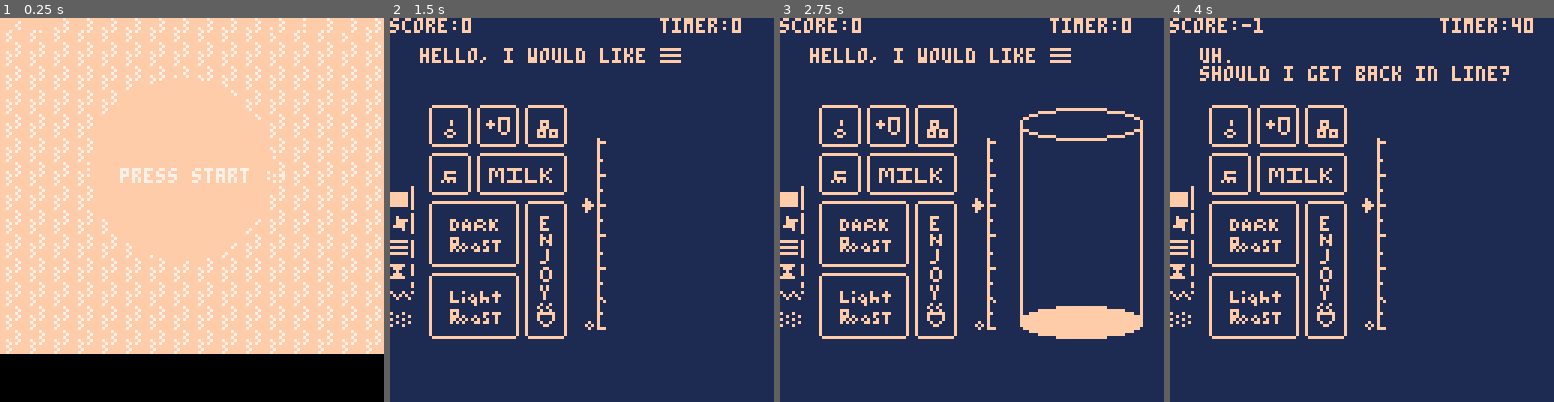
Above: before the commit, frames 1-4 (left to right).
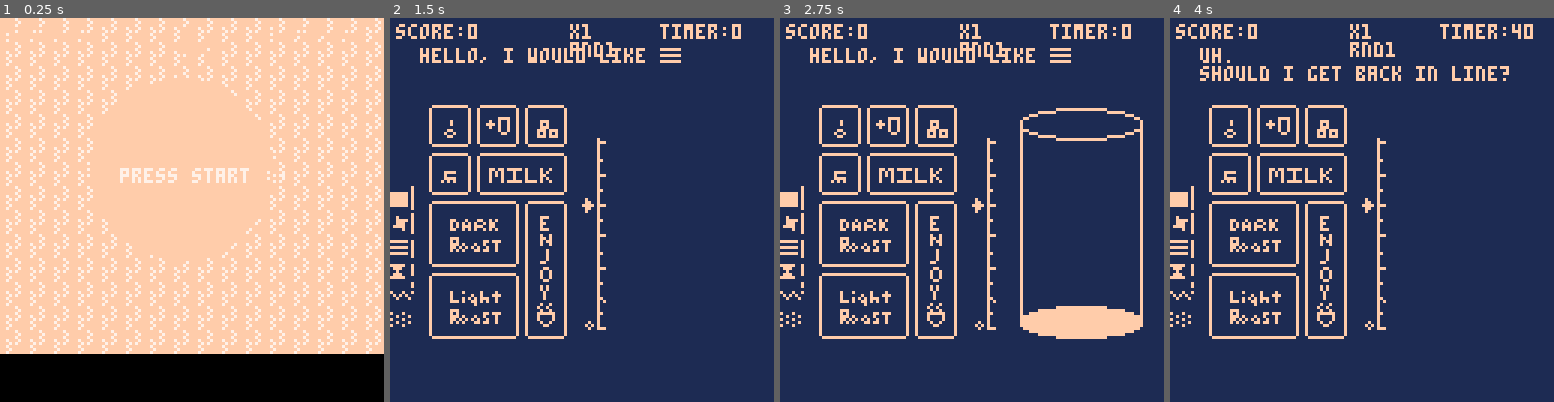
Above: after the commit, the same moments.

Repository: ianquill/brewbyte
Game: PICO-8 cartridge coffee_v07.p8
Same seed, same stepped clock (60 frames per second), same inputs: the game is played once before the commit and once after it.
Inputs:
- Up to frame 1 (0.25 s): no input
- Up to frame 2 (1.5 s): tap X (X key) at 0.33, 1.07 s
- Up to frame 3 (2.75 s): hold Right 1.6-2.1 s; tap X (X key) at 1.85 s; hold Up 2.15-2.42 s; hold Right from 2.47 s (still down)
- Up to frame 4 (4 s): tap X (X key) at 2.97 s; release Right at 3.03 s; hold Left 3.08-3.58 s; hold Down 3.63-3.97 s

The runs differ from the first frame. In frame 1, 0.2% of the frame differs, in the area x 2-91%, y 0-11%; in frame 2, 1.3%; in frame 3, 1.3%; in frame 4, 1.4%, in the area x 0-95%, y 0-11%.

Commit message:
multiplier functionality added

Diff:
--- a/coffee_v07.p8
+++ b/coffee_v07.p8
@@ -7,7 +7,7 @@
 --sound+music by @lydonmusic
 
 --changelog
----v07-
+---v07-tutorial
 ---v06-newsfx+dialoguesystem
 ---v05-added basic gameplay
 ---v04-integrate sfx+music
@@ -16,13 +16,7 @@
 
 --tasks
 
----need timer
-----timer is connected to dialogue + order
----feedback for player re:not enough liquid
----fast pressing buttons allows for unintended heights
----failstate for overflowing
----done--lerp smooth out filling of new liquid height
----done--cup being added / removed
+
 ---main menu
 ---order system / gameplay
 
@@ -33,8 +27,8 @@
 ---
 
 --bugs
----fixed-crash pressing up at 1,3 button (ice)
 ---double slots for enjoy button
+---fast pressing buttons allows for unintended heights
 
 --ideas
 --
@@ -67,6 +61,12 @@
 	local p=num*current_mult
 	score+=p
 	added_score=score_particle(p)
+end
+
+function check_forcup()
+	--if cup==false then
+		order_str=order_str.."\n... you should get a cup."
+	--end
 end
 
 function activate_selection()
@@ -138,12 +138,14 @@
 		--overflow/flood logic here
 		check_flooded()
 	elseif tmp=="enjoy" and machine_on==true and cup==true then
+		customer_count+=1
 		dialogue_status="dialogue"
 		timer=dialogue_time
 		--check score
 		--note:add max height too
 		if tones[current_tone]==tones[order]
 		and coffee_height>=35 then
+			current_combo+=1
 			add_score(1)
 			sfx(25)
 			dialogue=rnd{
@@ -178,7 +180,8 @@
 			"did you run out of water?"
 			}
 			sfx(24)
-			add_score(-1)
+			add_score(-0)
+			current_combo=0
 		elseif coffee_height>=35 then
 			timer+=10 --extra time for long line lol
 			dialogue=rnd{
@@ -192,9 +195,11 @@
 			"question. is your coffee\nalways this bad?"
 			}
 			sfx(24)
-			add_score(-1)
+			add_score(0)
+			current_combo=0
 		else
-			add_score(-1)
+			add_score(0)
+			current_combo=0
 			sfx(24)
 			dialogue=rnd{
 				"...",
@@ -216,6 +221,7 @@
 		order_str=""
 		order_letter=0
 	else
+		check_forcup()
 		sfx(23)
 	end
 end
@@ -259,16 +265,25 @@
 	music(-1)
 end
 
+--yet to be implemented
+function start_tutorial()
+	gamemode="tutorial"
+end
+
 function _init()
 	srand(rnd(1000))
 
 	gamemode="menu"
+	gameover=false
 	machine_on=false
 	filling=false
 	cup=false
 	score=0
 	added_score={}
 	current_mult=1
+	current_combo=0
+	customer_count=1
+	round=1
 	music(0)
 	bg=1
 
@@ -348,16 +363,17 @@
 
 	--timer
 	timer=0
-	order_time=240
-	dialogue="*good morning*"
+	order_time_max=300
+	order_time=300
+	dialogue="*good morning*\nplease turn on the machine."
 	dialogue_time=70
 	dialogue_status="dialogue"
 end
 
 function _update()
 
+	--dialogue system
 	if timer~=0 then
-
 		if timer>=2 then
 			timer-=1
 		end
@@ -366,11 +382,13 @@
 			dialogue_status="order"
 			--reset timer(temp)
 			timer=order_time
+			--order_str="hello, i would like "..tones_str[order]
 		elseif timer==1 and dialogue_status=="order" then
+			gameover=true
 			--dialogue_status="dialogue"
 			--reset timer(temp)
 			--timer=0
-
+			--order_str=dialogue
 			--gameover--clunky rn
 			--gamemode="menu"
 		end
@@ -379,6 +397,23 @@
 
 	--gamemanager
 	if gamemode=="game" then
+		if current_combo >= 2 then
+			current_mult=flr(0.5*current_combo)
+		else
+			current_mult=1
+		end
+
+		if customer_count%10==0 then
+			round+=1
+			--decrease timer for orders here
+			order_time-=25
+
+			--dirty bugfix trick, no one will notice ;)
+			customer_count+=1
+		end
+
+
+
 			--if flooded
 		--check that there is an order
 		--generate one if not
@@ -392,7 +427,6 @@
 	end
 
 	--input
-	--has been updated to v02 style
 	if btnp(➡️) then
 		blnk=blnk_frames-1
 		if machine_on then
@@ -492,6 +526,7 @@
 		t=0
 	end
 
+	--smooth coffee level rise
 	if coffee_height_goal~=coffee_height then
 		coffee_height+=1
 	end
@@ -500,32 +535,34 @@
 function _draw()
 	cls()
 
+	--main menu draw
 	if gamemode=="menu" then
 		map(16)
 		circfill(60,50,30,15)
 		print("press start :)",40,50,7)
+		--print("tutorial")
 	else
 		cls(1)
 
 	--change if tutorial gamemode!!!
 		if not machine_on then
-			pal(15,0)
+			pal(15,2)
 		else
 			pal()
 		end
 
+		--flooded sprites-cut
 		if flooded then
 			--cls(4)
 			--spr(67,drnk_btmx,drnk_btmy+10,3,1)
 		end
 
 		map(0)
+
+		--current highlighted key blinker
 		if is_blnk then
 			spr(62,sel_x,sel_y,0.5,0.25)
 		end
-		--current highlighted key blinker
-
-
 
 		--ice
 		-- not working currently
@@ -542,11 +579,13 @@
 				--print(added_score[4],added_score[1],added_score[2])
 			--end
 
-		--draw_legend()
+
 		--draw order
+		--tempdisable
 			if dialogue_status=="dialogue" then
 				order_str=dialogue
 			else
+			--customer hello
 				order_str="hello, i would like "..tones_str[order]
 			end
 			if #order_str>=30 then
@@ -561,13 +600,20 @@
 			draw_container()
 		end
 
-
+		if gameover==true then
+			music(-1)
+			cls(3)
+			map(32)
+			print("game over.",15)
+		end
 
 	end
 
 	--temp draw score over everything
-	print("score:"..score,0,0,15)
-	print("timer:"..timer,90,0,15)
+	print("score:"..score,2,2,15)
+	print("timer:"..timer,90,2,15)
+	print("x"..current_mult,60,2,15)
+	print("rnd"..round)
 
 end
 
@@ -821,20 +867,20 @@
 
 
 __map__
-1010101010101010101010101010101040404040404040404040404040404040000000000000000000000000000000000000000000000000000000000000000000000000000000000000000000000000000000000000000000000000000000000000000000000000000000000000000000000000000000000000000000000000
-1010101010101010101010101010101040404040404040404040404040404040000000000000000000000000000000000000000000000000000000000000000000000000000000000000000000000000000000000000000000000000000000000000000000000000000000000000000000000000000000000000000000000000
-1010101010101010101010101010101040404040404040404040404040404040000000000000000000000000000000000000000000000000000000000000000000000000000000000000000000000000000000000000000000000000000000000000000000000000000000000000000000000000000000000000000000000000
-1001020302030238101010101010101040404040404040404040404040404040000000000000000000000000000000000000000000000000000000000000000000000000000000000000000000000000000000000000000000000000000000000000000000000000000000000000000000000000000000000000000000000000
-1011121305130635101010101010101040404040404040404040404040404040000000000000000000000000000000000000000000000000000000000000000000000000000000000000000000000000000000000000000000000000000000000000000000000000000000000000000000000000000000000000000000000000
-10212223222022360d1010101010101040404040404040404040404040404040000000000000000000000000000000000000000000000000000000000000000000000000000000000000000000000000000000000000000000000000000000000000000000000000000000000000000000000000000000000000000000000000
-10110413070809351d1010101010101040404040404040404040404040404040000000000000000000000000000000000000000000000000000000000000000000000000000000000000000000000000000000000000000000000000000000000000000000000000000000000000000000000000000000000000000000000000
-62212220223022362d1010101010101040404040404040404040404040404040000000000000000000000000000000000000000000000000000000000000000000000000000000000000000000000000000000000000000000000000000000000000000000000000000000000000000000000000000000000000000000000000
-7211141516131a353d1010101010101040404040404040404040404040404040000000000000000000000000000000000000000000000000000000000000000000000000000000000000000000000000000000000000000000000000000000000000000000000000000000000000000000000000000000000000000000000000
-4111242526132a350c1010101010101040404040404040404040404040404040000000000000000000000000000000000000000000000000000000000000000000000000000000000000000000000000000000000000000000000000000000000000000000000000000000000000000000000000000000000000000000000000
-5121222222343a351c1010101010101040404040404040404040404040404040000000000000000000000000000000000000000000000000000000000000000000000000000000000000000000000000000000000000000000000000000000000000000000000000000000000000000000000000000000000000000000000000
-6111171819131b352c1010101010101040404040404040404040404040404040000000000000000000000000000000000000000000000000000000000000000000000000000000000000000000000000000000000000000000000000000000000000000000000000000000000000000000000000000000000000000000000000
-7111242526132b353c1010101010101040404040404040404040404040404040000000000000000000000000000000000000000000000000000000000000000000000000000000000000000000000000000000000000000000000000000000000000000000000000000000000000000000000000000000000000000000000000
-1031323232333237101000000000001040404040404040404040404040404040000000000000000000000000000000000000000000000000000000000000000000000000000000000000000000000000000000000000000000000000000000000000000000000000000000000000000000000000000000000000000000000000
+1010101010101010101010101010101040404040404040404040404040404040070809070809070809070809070809070000000000000000000000000000000000000000000000000000000000000000000000000000000000000000000000000000000000000000000000000000000000000000000000000000000000000000
+1010101010101010101010101010101040404040404040404040404040404040080907080907080907080907080907080000000000000000000000000000000000000000000000000000000000000000000000000000000000000000000000000000000000000000000000000000000000000000000000000000000000000000
+1010101010101010101010101010101040404040404040404040404040404040090708090708090708090708090708090000000000000000000000000000000000000000000000000000000000000000000000000000000000000000000000000000000000000000000000000000000000000000000000000000000000000000
+1001020302030238101010101010101040404040404040404040404040404040070809070809070809070809070809070000000000000000000000000000000000000000000000000000000000000000000000000000000000000000000000000000000000000000000000000000000000000000000000000000000000000000
+1011121305130635101010101010101040404040404040404040404040404040080907080907080907080907080907080000000000000000000000000000000000000000000000000000000000000000000000000000000000000000000000000000000000000000000000000000000000000000000000000000000000000000
+10212223222022360d1010101010101040404040404040404040404040404040090708090708090708090708090708090000000000000000000000000000000000000000000000000000000000000000000000000000000000000000000000000000000000000000000000000000000000000000000000000000000000000000
+10110413070809351d1010101010101040404040404040404040404040404040070809070809070809070809070809070000000000000000000000000000000000000000000000000000000000000000000000000000000000000000000000000000000000000000000000000000000000000000000000000000000000000000
+62212220223022362d1010101010101040404040404040404040404040404040080907080907080907080907080907080000000000000000000000000000000000000000000000000000000000000000000000000000000000000000000000000000000000000000000000000000000000000000000000000000000000000000
+7211141516131a353d1010101010101040404040404040404040404040404040090708090708090708090708090708090000000000000000000000000000000000000000000000000000000000000000000000000000000000000000000000000000000000000000000000000000000000000000000000000000000000000000
+4111242526132a350c1010101010101040404040404040404040404040404040070809070809070809070809070809070000000000000000000000000000000000000000000000000000000000000000000000000000000000000000000000000000000000000000000000000000000000000000000000000000000000000000
+5121222222343a351c1010101010101040404040404040404040404040404040080907080907080907080907080907080000000000000000000000000000000000000000000000000000000000000000000000000000000000000000000000000000000000000000000000000000000000000000000000000000000000000000
+6111171819131b352c1010101010101040404040404040404040404040404040090708090708090708090708090708090000000000000000000000000000000000000000000000000000000000000000000000000000000000000000000000000000000000000000000000000000000000000000000000000000000000000000
+7111242526132b353c1010101010101040404040404040404040404040404040070809070809070809070809070809070000000000000000000000000000000000000000000000000000000000000000000000000000000000000000000000000000000000000000000000000000000000000000000000000000000000000000
+1031323232333237101000000000001040404040404040404040404040404040080907080907080907080907080907080000000000000000000000000000000000000000000000000000000000000000000000000000000000000000000000000000000000000000000000000000000000000000000000000000000000000000
 0000000000000000000010101010101000000000000000000000000000000000000000000000000000000000000000000000000000000000000000000000000000000000000000000000000000000000000000000000000000000000000000000000000000000000000000000000000000000000000000000000000000000000
 
 
